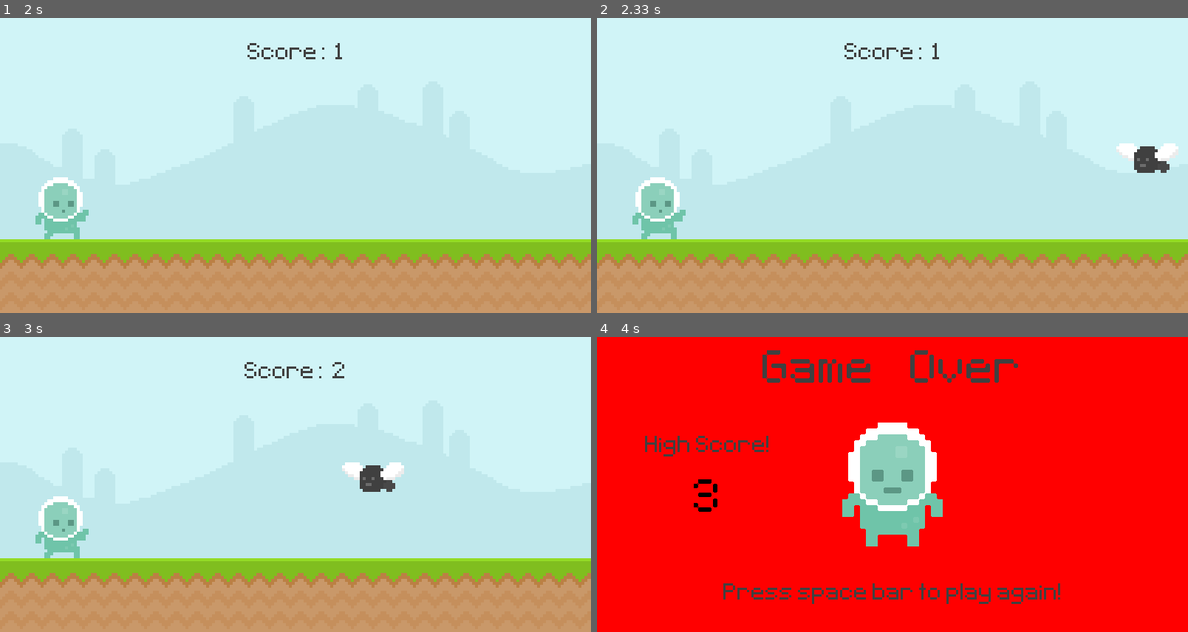
Above: before the commit, frames 1-4 (two rows, left to right).
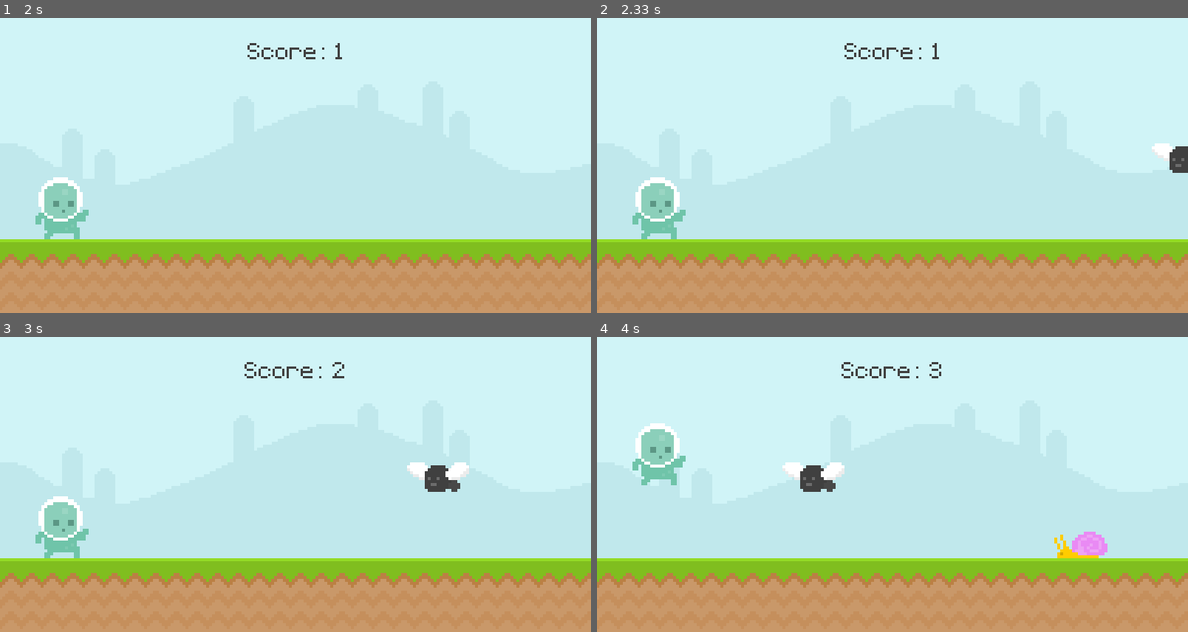
Above: after the commit, the same moments.

Repository: Nathan-Holmquist/PyGame
Game: pygame game, started from game.py
The game is run twice, just before and just after one commit, with the same random seed, the same clock (stepped at 60 frames per second) and the same inputs.
Inputs:
- Up to frame 1 (2 s): tap Space at 0.33 s
- Up to frame 2 (2.33 s): no input
- Up to frame 3 (3 s): no input
- Up to frame 4 (4 s): tap Space at 3.17, 3.57, 3.87 s

Frame 1 is identical in both runs. In frame 2, 0.9% of the frame differs, in the area x 87-100%, y 42-53%; in frame 3, 1.4%; in frame 4, 100%, in the area x 0-100%, y 0-100%.

Commit message:
almost done, fully working game, now I just have to add other features

Diff:
--- a/game.py
+++ b/game.py
@@ -15,10 +15,13 @@
         self.image = self.player_walk[self.player_index]
         self.rect = self.image.get_rect(midbottom = (80,300))
         self.gravity = 0
+        self.jump_sound = pygame.mixer.Sound('audio\\jump.mp3')
+        self.jump_sound.set_volume(0.05)
 
     def player_input(self):
         keys = pygame.key.get_pressed()
         if keys[pygame.K_SPACE] and self.rect.bottom >= 300:
+            self.jump_sound.play()
             self.gravity = -20
 
     def apply_gravity(self):
@@ -26,7 +29,6 @@
         self.rect.bottom += self.gravity
         if self.rect.bottom >= 300:
             self.rect.bottom = 300
-        print(self.gravity)
 
     def animation_state(self):
         if self.rect.bottom < 300:
@@ -68,7 +70,7 @@
 
     def update(self):
         self.animation_state()
-        self.rect.x -= 6
+        self.rect.x -= enemy_speed
         self.destroy()
 
     def destroy(self):
@@ -89,7 +91,7 @@
 def enemyMovement(enemy_List):
     if enemy_List:
         for enemy_rect in enemy_List:
-            enemy_rect.x -= 5
+            enemy_rect.x -= enemy_speed
             if enemy_rect.bottom == 300:
                 screen.blit(snail_surf, enemy_rect)
             else:
@@ -127,7 +129,8 @@
 highScore = 0
 highScoreHappened = True
 start_time = 0
-score_total = 0
+total_enemies = 0
+enemy_speed = 5
 pygame.init()
 screen = pygame.display.set_mode((800,400))
 screen.fill("blue")
@@ -137,6 +140,11 @@
 ground = pygame.image.load("graphics\\ground.png").convert()
 backGround = pygame.image.load("graphics\\sky.png").convert()
 
+bg_music = pygame.mixer.Sound('audio\\music.wav')
+bg_music.set_volume(0.05)
+bg_music.play(loops = -1)
+
+
 
 player_gravity = 0
 player = pygame.sprite.GroupSingle()
@@ -144,24 +152,8 @@
 
 enemy_group = pygame.sprite.Group()
 
-snail_frame_1 = pygame.image.load("graphics\\snail\\snail1.png").convert_alpha()
-snail_frame_2 = pygame.image.load("graphics\\snail\\snail2.png").convert_alpha()
-snail_frames = [snail_frame_1, snail_frame_2]
-snail_frame_index = 0
-
-snail_surf = snail_frames[snail_frame_index]
-snail_hitbox = snail_surf.get_rect(bottomright = (600, 300))
-
-fly_frame_1 = pygame.image.load("graphics\\fly\\fly1.png").convert_alpha()
-fly_frame_2 = pygame.image.load("graphics\\fly\\fly2.png").convert_alpha()
-fly_frames = [fly_frame_1,fly_frame_2]
-fly_frame_index = 0
-
-fly_surf = fly_frames[fly_frame_index]
-fly_hitbox = fly_frames[fly_frame_index ].get_rect(bottomright = (600,250))
-
 enemy_hitbox_list = []
-
+time_tick = 0
 player_walk_1 = pygame.image.load("graphics\\Player\\player_walk_1.png").convert_alpha()
 player_walk_2 = pygame.image.load("graphics\\Player\\player_walk_2.png").convert_alpha()
 player_walk = [player_walk_1, player_walk_2]
@@ -194,9 +186,11 @@
             exit()
 
         if not gameOver: #if game is running
-
+            time_tick += 0.00001
             if (event.type == enemy_timer):
                 enemy_group.add(Enemy(choice(['fly','snail','snail'])))
+                total_enemies += 1
+
 
         else:   # if game is not running
             if (event.type == pygame.KEYDOWN) and (event.key == pygame.K_SPACE):
@@ -208,7 +202,8 @@
 
 
     if not gameOver:
-
+        print(enemy_speed)
+        enemy_speed += time_tick
         screen.blit(backGround, (0,0))
         screen.blit(ground, (0,300))
 
@@ -220,11 +215,6 @@
 
 
 
-        # player_gravity += 1
-        # player_hitbox.y += player_gravity
-        # if player_hitbox.bottom >=300: player_hitbox.bottom = 300
-        # getPlayerAnimation()
-        # screen.blit(player_surf, player_hitbox)
         player.draw(screen)
         player.update()
 
--- a/tempCodeRunnerFile.py
+++ b/tempCodeRunnerFile.py
@@ -1,8 +1 @@
-player_walk_1 = pygame.image.load("graphics\\Player\\player_walk_1.png").convert_alpha()
-# player_walk_2 = pygame.image.load("graphics\\Player\\player_walk_2.png").convert_alpha()
-# player_walk = [player_walk_1, player_walk_2]
-# player_index = 0
-# player_jump = pygame.image.load("graphics\\Player\\jump.png").convert_alpha()
-
-# player_surf = player_walk[player_index]
-# player_hitbox = player_surf.get_rect(midbottom = (80,300 + player_gravity))
+enemy_speed = ((pygame.time.get_ticks() - start_time) // 1000)
